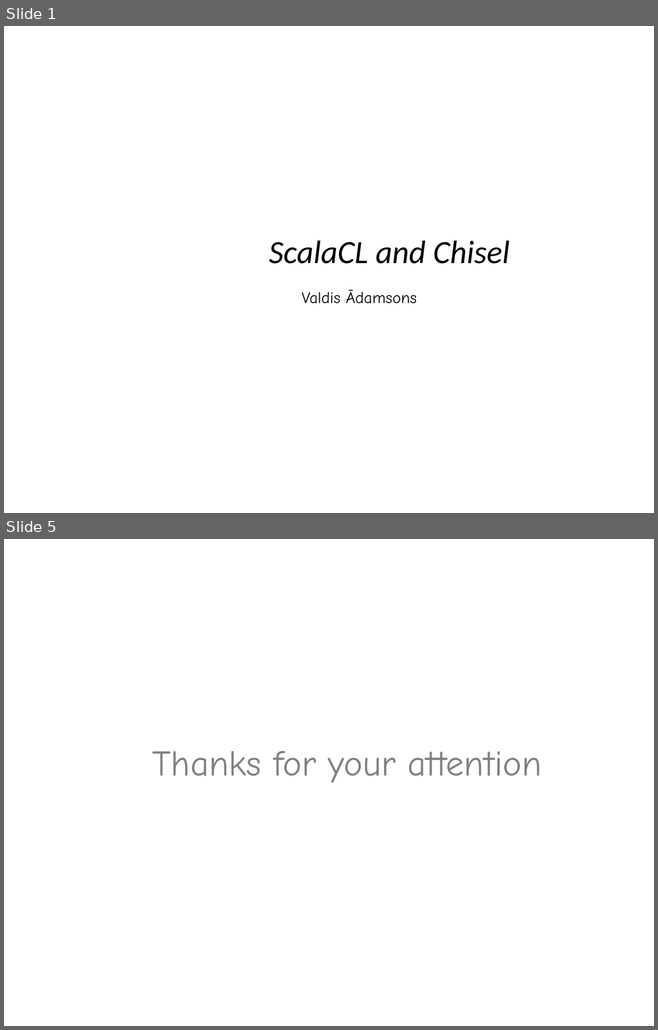
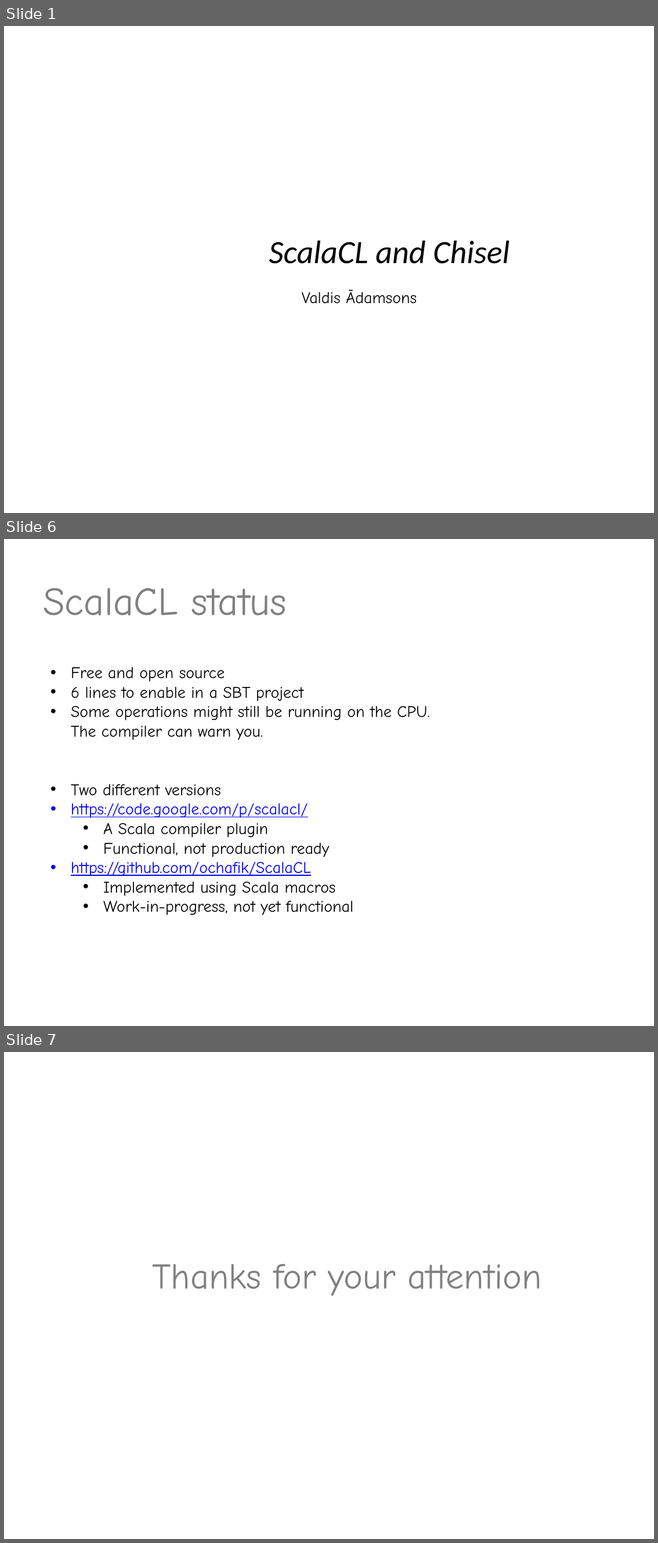
Before and after one commit to valdisxp1/scalaCL-chisel-presentation, a slide deck: ScalaCL_Chissel.pptx. Shown one above the other, each under a label of ours: slides 1 and 5 before the commit, slides 1, 6 and 7 after it; the slides between them are not shown. The pictures are 658x1030 and 658x1543 pixels, drawn with LibreOffice and Linux fonts; fonts in the diff are those of the drawing. Boxes give left, top, right and bottom in pixels: in the first picture for what was removed or moved away, otherwise in the second. Text is boxed around its words. In the diff, an @@ line names an element or a change of style, - is before the commit and + after.

Commit message:
almost done scalaCL part

```diff
--- a/ScalaCL_Chissel.pptx
+++ b/ScalaCL_Chissel.pptx
@@ slide 6 added at bbox=[4, 539, 654, 1026], background #FFFFFF @@
@@ title added at bbox=[43, 588, 286, 616], 44 pt, text #808080 @@
+ScalaCL status
@@ text added at bbox=[71, 667, 430, 915], 18 pt, text #000000 @@
+• Free and open source
+• 6 lines to enable in a SBT project
+• Some operations might still be running on the CPU. The compiler can warn you.
+• Two different versions
+• https://code.google.com/p/scalacl/
+  • A Scala compiler plugin
+  • Functional, not production ready
+• https://github.com/ochafik/ScalaCL
+  • Implemented using Scala macros
+  • Work-in-progress, not yet functional
@@ what was slide 5 is now slide 7 @@
```
Also in this commit, not shown: 2 slides changed, 2 other slides added, 1 slide removed.
